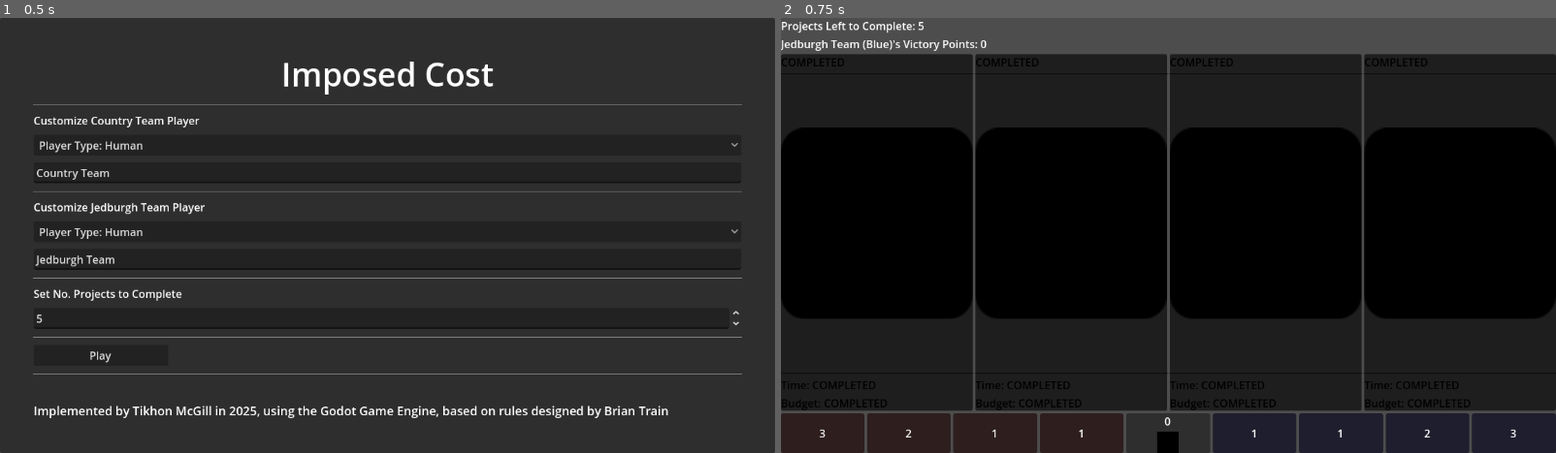
Above: before the commit, frames 1-2 (left to right).
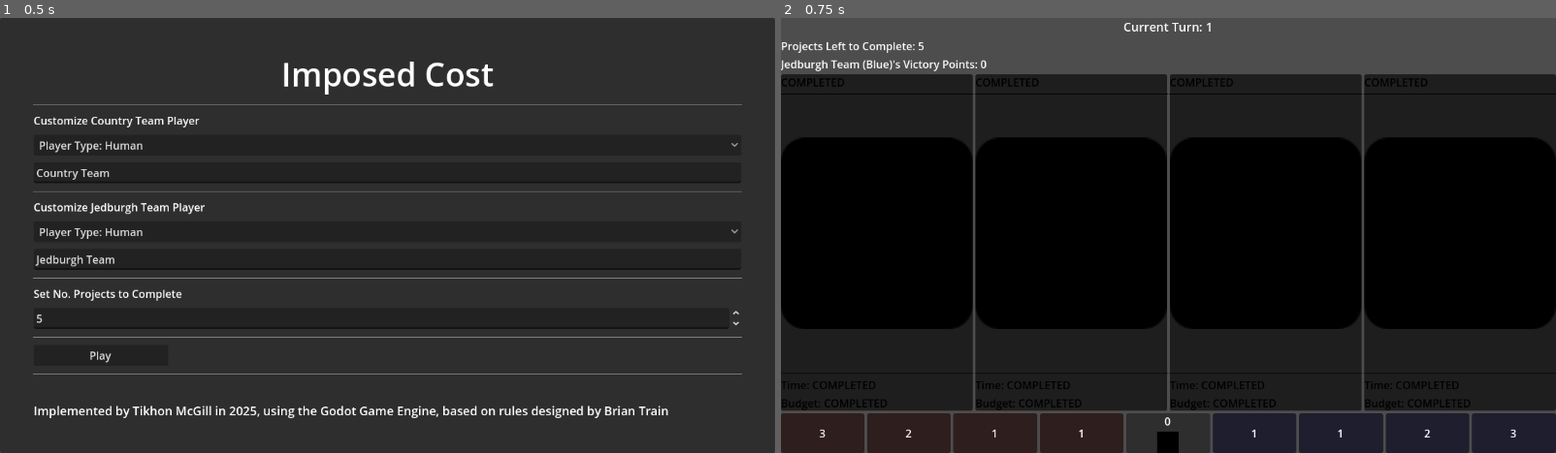
Above: after the commit, the same moments.

Repository: TikhonMcGill/ImposedCost
Game: Godot game, scene res://assets/scenes/main_menu/main_menu.tscn
The game is run twice, just before and just after one commit, with the same random seed, the same clock (stepped at 60 frames per second) and the same inputs. The engine's default icon, where the game draws it, is replaced by a stand-in: a white triangle on a blue panel in a dark square.
Inputs:
- Up to frame 1 (0.5 s): no input
- Up to frame 2 (0.75 s): click "Play" at 0.5 s

Frame 1 is identical in both runs. In frame 2, 9.5% of the frame differs, in the area x 0-100%, y 0-72%.
Error before the commit: Assertion failed: Human, Utility, Minimax not Implemented yet (res://assets/scenes/game/game.gd:28)
Error after the commit: Assertion failed: Human, Utility, Minimax not Implemented yet (res://assets/scenes/game/game.gd:31)

Commit message:
Increment, display current Game Turn

Diff:
--- a/assets/scenes/game/game.gd
+++ b/assets/scenes/game/game.gd
@@ -10,6 +10,8 @@
 var jedburgh_team_player: Player
 var project_containers: Array[ProjectContainer]
 
+@onready var current_turn_label: Label = $GameBoard/CurrentTurnLabel
+
 @onready var project_container_container: HBoxContainer = $GameBoard/ProjectContainerContainer
 @onready var host_nation_influence_track: HostNationInfluenceTrack = $GameBoard/HostNationInfluenceTrack
 
@@ -20,6 +22,7 @@
 	_setup_game()
 
 func _process(delta: float) -> void:
+	current_turn_label.text = "Current Turn: %d" % game_state.current_turn
 	projects_to_complete_label.text = "Projects Left to Complete: %d" % game_state.projects_to_complete
 	victory_points_label.text = "%s's Victory Points: %d" % [game_state.get_player_name(GameState.TEAM.JEDBURGH), game_state.victory_points]
 
--- a/assets/scenes/game/game.tscn
+++ b/assets/scenes/game/game.tscn
@@ -13,6 +13,13 @@
 anchor_bottom = 1.0
 grow_horizontal = 2
 grow_vertical = 2
+
+[node name="CurrentTurnLabel" type="Label" parent="GameBoard"]
+layout_mode = 2
+theme_override_font_sizes/font_size = 18
+text = "Current Turn Goes Here"
+horizontal_alignment = 1
+vertical_alignment = 1
 
 [node name="ProjectsToCompleteLabel" type="Label" parent="GameBoard"]
 layout_mode = 2
--- a/assets/scripts/game_state/game_state.gd
+++ b/assets/scripts/game_state/game_state.gd
@@ -753,6 +753,7 @@
 			print("Projects still left to play, transferring back to Draw Cards Phase!")
 			print("\n")
 			_transfer_to_phase(PHASE.DRAW_CARDS_JEDBURGH, TEAM.JEDBURGH)
+			current_turn += 1
 	#If we're Transferring to Game End Phase, calculate Victory Type
 	elif phase == PHASE.GAME_END:
 		var ratio: float = float(victory_points) / float(total_planned_cost)
Not shown, changed: admin/plans.txt
